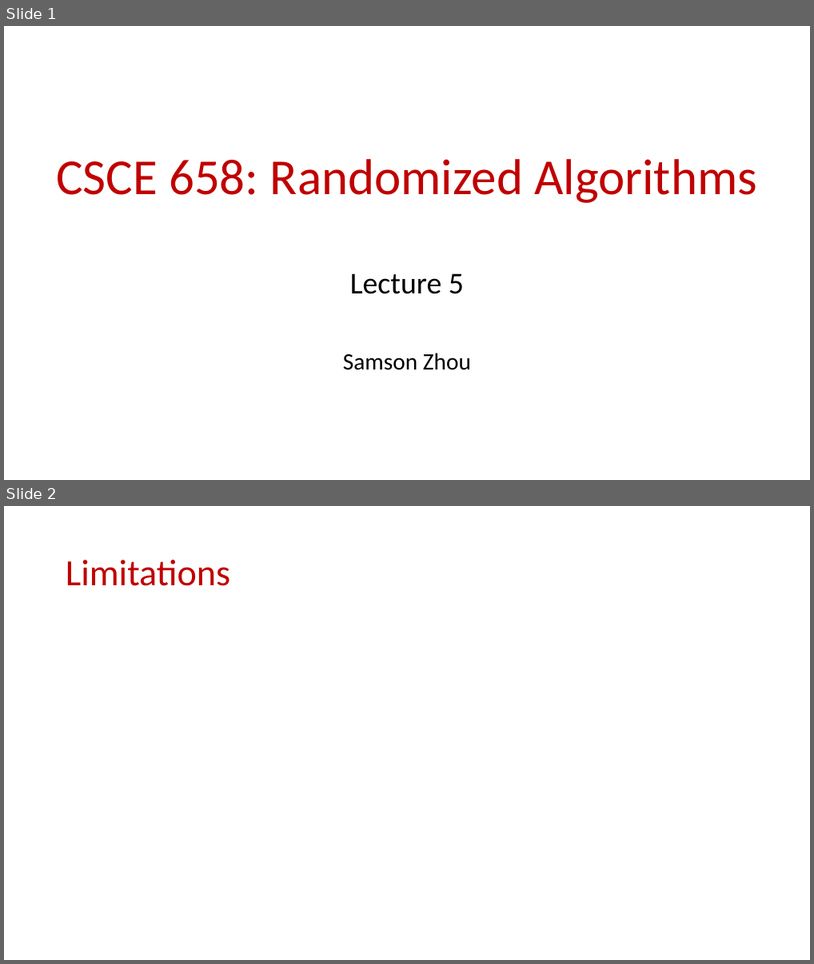
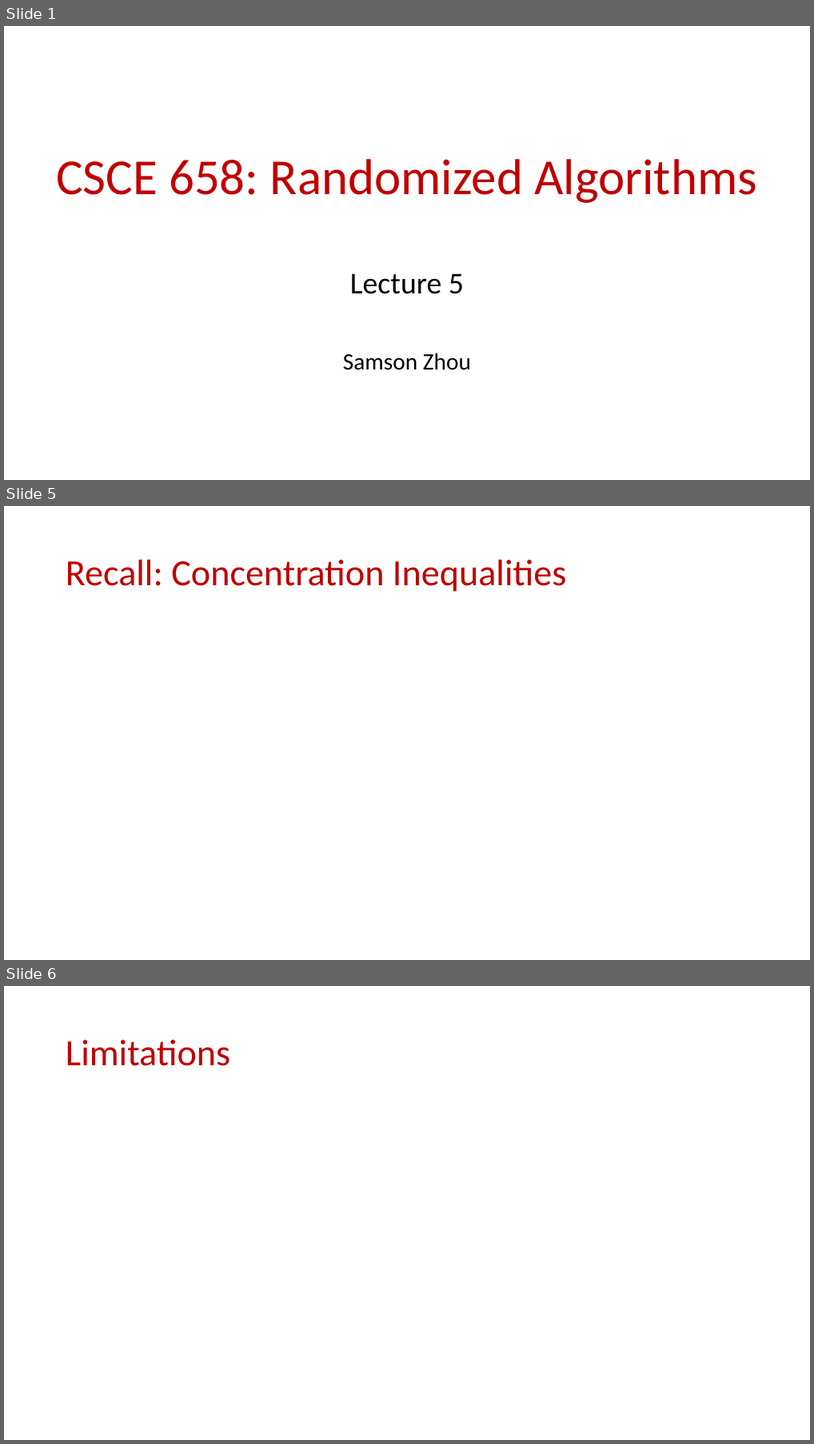
Before and after one commit to samsonzhou/samsonzhou.github.io, a slide deck: CSCE658-S24/L5.pptx. Shown one above the other, each under a label of ours: slides 1 and 2 before the commit, slides 1, 5 and 6 after it; the slides between them are not shown. The pictures are 814x964 and 814x1444 pixels, drawn with LibreOffice and Linux fonts; fonts in the diff are those of the drawing; grey boxes stand for pictures. Boxes give left, top, right and bottom in pixels: in the first picture for what was removed or moved away, otherwise in the second. Text is boxed around its words. In the diff, an @@ line names an element or a change of style, - is before the commit and + after.

```diff
--- a/CSCE658-S24/L5.pptx
+++ b/CSCE658-S24/L5.pptx
@@ slide 5 added at <box>4,506,810,960</box>, background #FFFFFF @@
@@ title added at <box>66,560,566,592</box>, 44 pt, text #C00000 @@
+Recall: Concentration Inequalities
@@ what was slide 2 is now slide 6 @@
```
Also in this commit, not shown: 8 other slides added, 3 other files.
